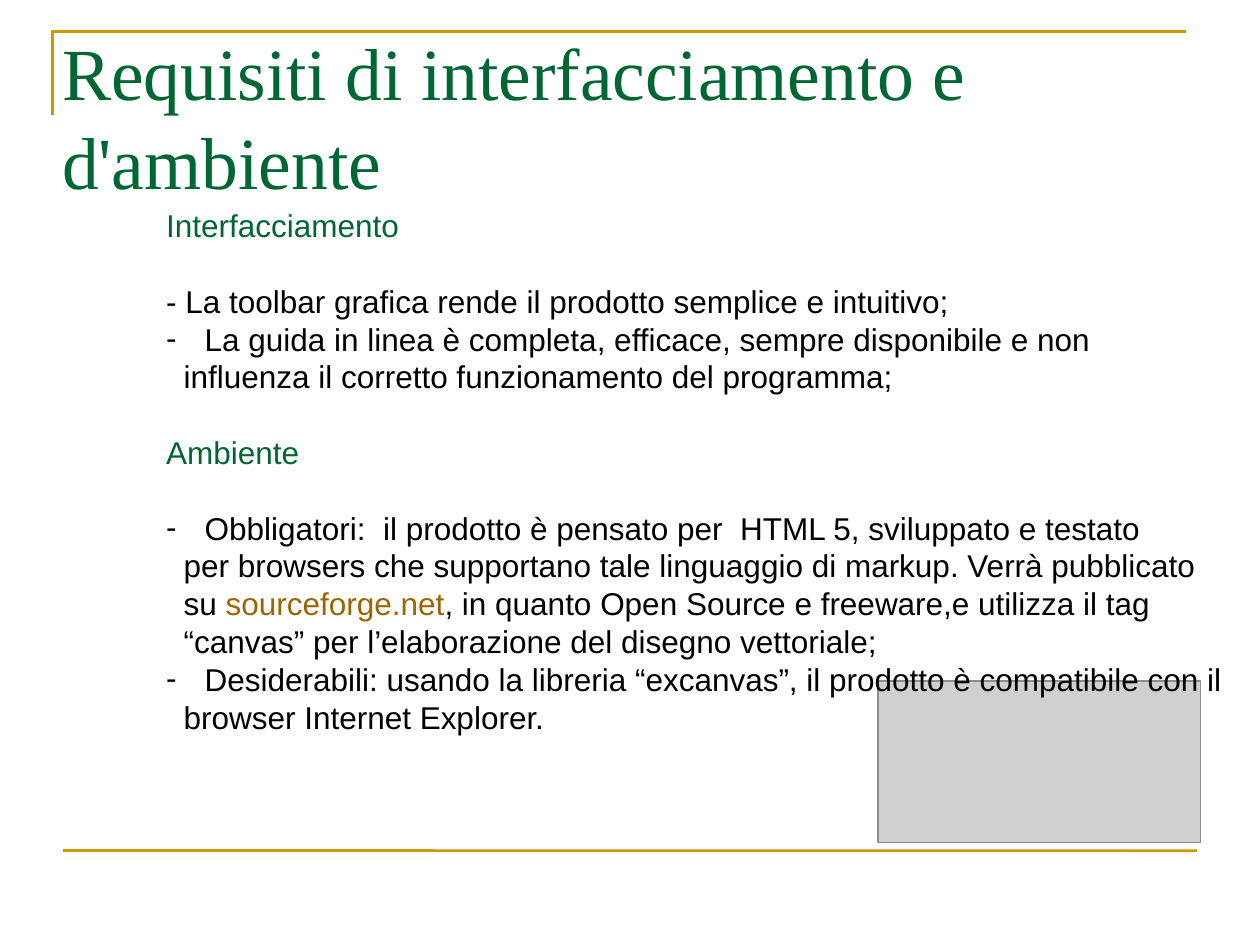
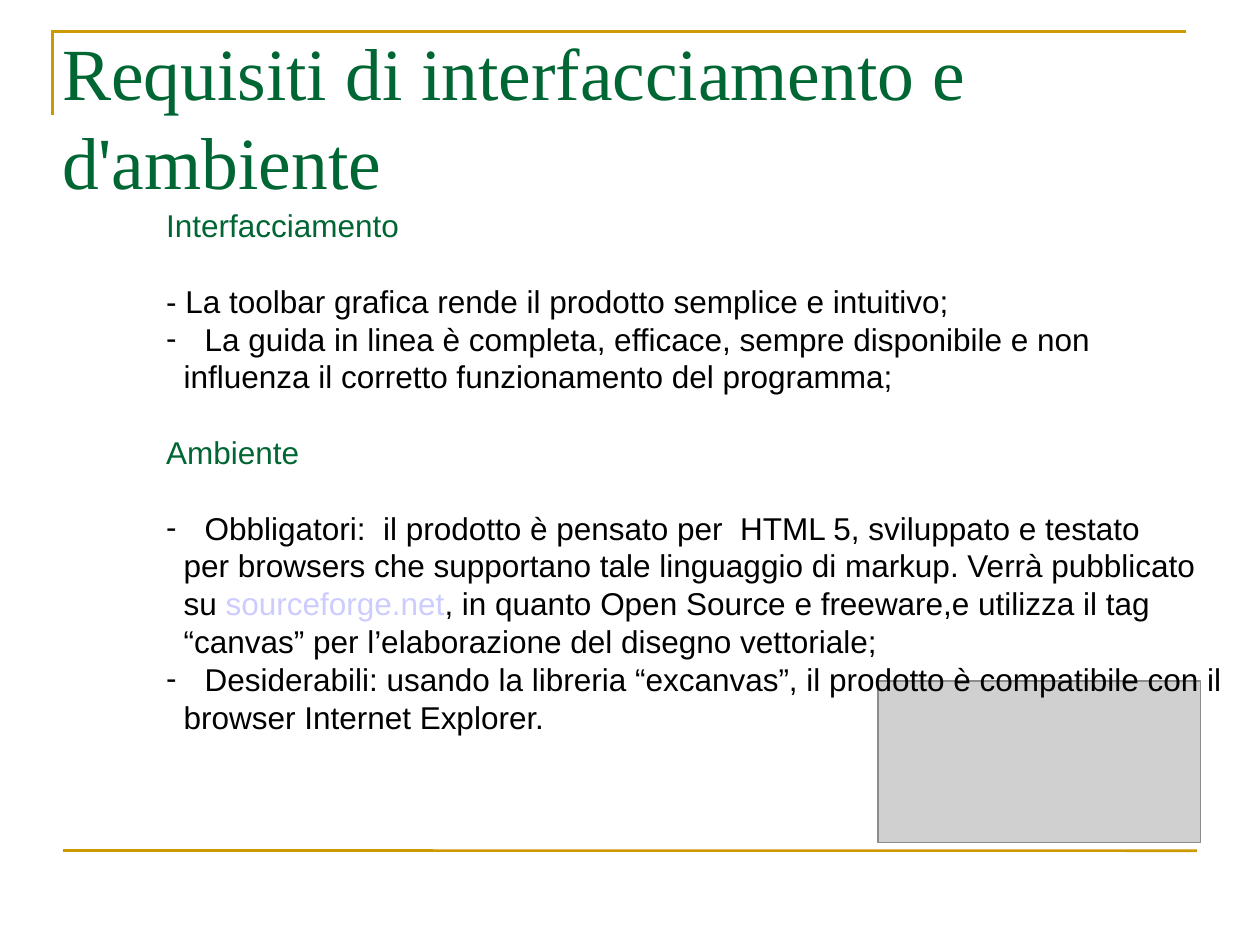
Before and after one commit to webshape/ajaxdraw, a slide deck: slide 8 of doc/PresentazioneRR/PresentazioneAnalisiDeiRequisiti.ppt. Drawn at 1260x945 pixels with LibreOffice and Linux fonts; fonts in the diff are those of the drawing; grey boxes stand for pictures. Boxes give left, top, right and bottom in pixels: in the first picture for what was removed or moved away, otherwise in the second. Text is boxed around its words. In the diff, an @@ line names an element or a change of style, - is before the commit and + after.

Commit message:
Modifiche Presentazione AR

```diff
--- a/doc/PresentazioneRR/PresentazioneAnalisiDeiRequisiti.ppt
+++ b/doc/PresentazioneRR/PresentazioneAnalisiDeiRequisiti.ppt
@@ text at [184, 553, 1195, 659]: text colour #996600 to #CCCCFF in "sourceforge.net," @@
```
